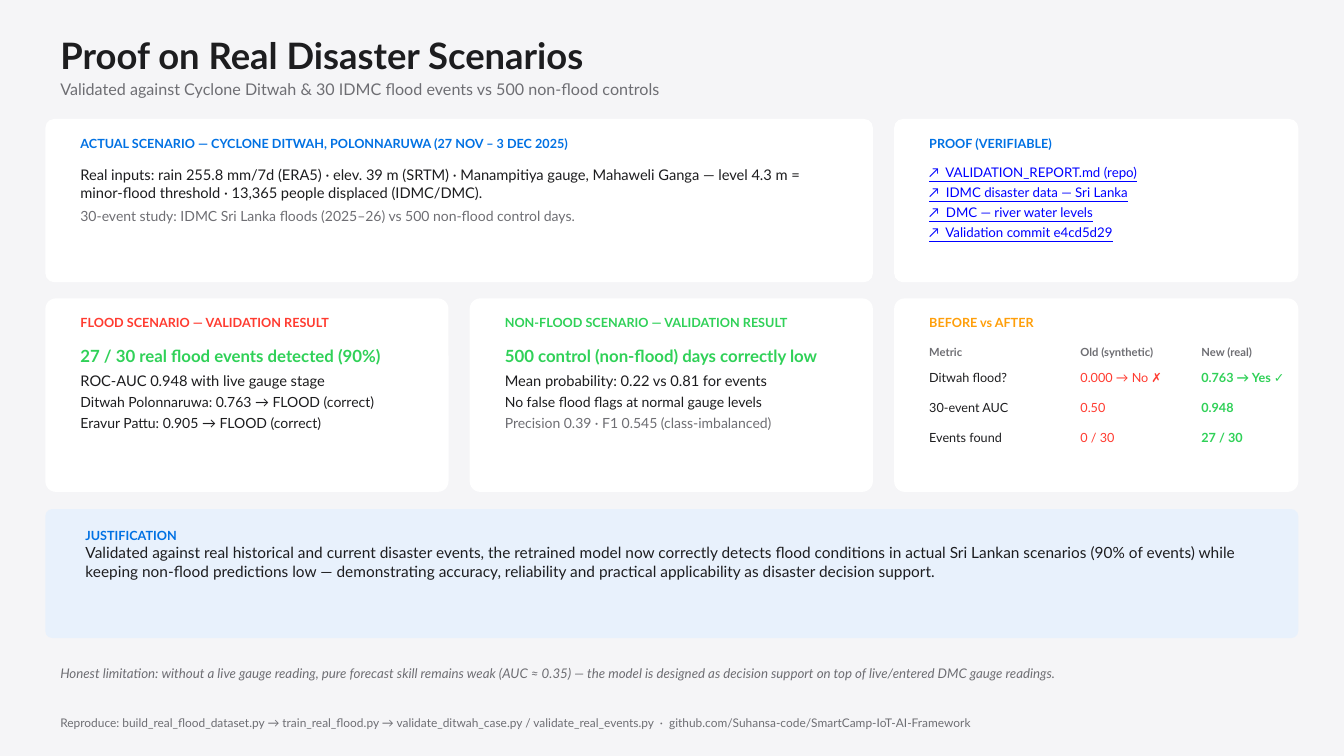
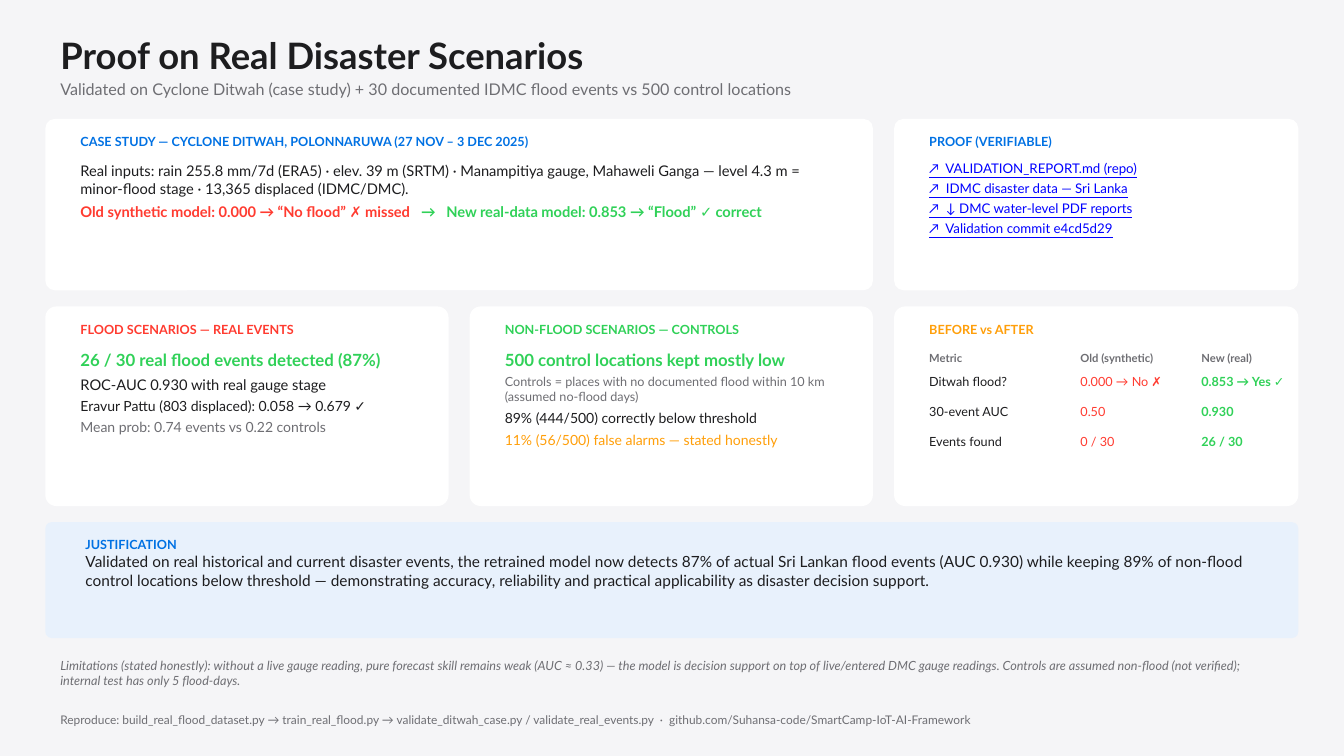
Before and after one commit to Suhansa-code/SmartCamp-IoT-AI-Framework, a slide deck: slide 2 of Panel_Validation_Response.pptx. Drawn at 1344x756 pixels with LibreOffice and Linux fonts; fonts in the diff are those of the drawing. Boxes give left, top, right and bottom in pixels: in the first picture for what was removed or moved away, otherwise in the second. Text is boxed around its words. In the diff, an @@ line names an element or a change of style, - is before the commit and + after.

Commit message:
Update real event validation metrics and retrain metrics for improved model evaluation
- Updated the `real_event_validation_metrics.json` with new generated timestamps, adjusted thresholds, and recalibrated metrics including accuracy, recall, and F1 scores.
- Enhanced the `retrain_real_metrics.json` to reflect changes in the training dataset, including a new temporal split for training, validation, and testing. Updated threshold selection methodology and metrics.
- Modified ROC curve images to reflect updated model performance.
- Adjusted the training script to implement a 3-way temporal split for validation and testing, ensuring the F2 threshold is selected based on validation data.
- Added functionality to compare predictions from the new model against the old synthetic model in the validation scripts.
- Updated validation scripts to include definitions for control datasets and improved error handling for metrics extraction.

```diff
--- a/Panel_Validation_Response.pptx
+++ b/Panel_Validation_Response.pptx
@@ text at [60,83,792,98]: text changed @@
-Validated against Cyclone Ditwah & 30 IDMC flood events vs 500 non-flood controls
+Validated on Cyclone Ditwah (case study) + 30 documented IDMC flood events vs 500 control locations
@@ rounded rectangle: place and size @@
-rounded rectangle at [45,119,873,282]
+rounded rectangle at [45,119,873,290]
@@ rounded rectangle: place and size @@
-rounded rectangle at [894,119,1299,282]
+rounded rectangle at [894,119,1299,290]
@@ text at [80,136,528,148]: text changed @@
-ACTUAL SCENARIO — CYCLONE DITWAH, POLONNARUWA (27 NOV – 3 DEC 2025)
+CASE STUDY — CYCLONE DITWAH, POLONNARUWA (27 NOV – 3 DEC 2025)
@@ text at [80,165,788,220]: text changed @@
-Real inputs: rain 255.8 mm/7d (ERA5) · elev. 39 m (SRTM) · Manampitiya gauge, Mahaweli Ganga — level 4.3 m = minor-flood threshold · 13,365 people displaced (IDMC/DMC).
-30-event study: IDMC Sri Lanka floods (2025–26) vs 500 non-flood control days.
+Real inputs: rain 255.8 mm/7d (ERA5) · elev. 39 m (SRTM) · Manampitiya gauge, Mahaweli Ganga — level 4.3 m = minor-flood stage · 13,365 displaced (IDMC/DMC).
+Old synthetic model: 0.000 → “No flood” ✗ missed → New real-data model: 0.853 → “Flood” ✓ correct
@@ text at [945,163,1137,233]: text changed @@
-↗ DMC — river water levels
+↗ ↓ DMC water-level PDF reports
@@ rounded rectangle: place and size @@
-rounded rectangle at [45,298,449,492]
+rounded rectangle at [45,307,449,506]
@@ text at [80,325,293,334]: text changed @@
-FLOOD SCENARIO — VALIDATION RESULT
+FLOOD SCENARIOS — REAL EVENTS
@@ rounded rectangle: place and size @@
-rounded rectangle at [470,298,873,492]
+rounded rectangle at [470,307,873,506]
@@ text at [505,324,739,334]: text changed @@
-NON-FLOOD SCENARIO — VALIDATION RESULT
+NON-FLOOD SCENARIOS — CONTROLS
@@ rounded rectangle: place and size @@
-rounded rectangle at [894,298,1299,492]
+rounded rectangle at [894,307,1299,506]
@@ text at [80,353,380,435]: text changed @@
-27 / 30 real flood events detected (90%)
-ROC-AUC 0.948 with live gauge stage
-Ditwah Polonnaruwa: 0.763 → FLOOD (correct)
-Eravur Pattu: 0.905 → FLOOD (correct)
+26 / 30 real flood events detected (87%)
+ROC-AUC 0.930 with real gauge stage
+Eravur Pattu (803 displaced): 0.058 → 0.679 ✓
+Mean prob: 0.74 events vs 0.22 controls
@@ text at [505,353,825,448]: text changed; text colour #1D1D1F to #6E6E73 @@
-500 control (non-flood) days correctly low
-Mean probability: 0.22 vs 0.81 for events
-No false flood flags at normal gauge levels
-Precision 0.39 · F1 0.545 (class-imbalanced)
+500 control locations kept mostly low
+Controls = places with no documented flood within 10 km (assumed no-flood days)
+89% (444/500) correctly below threshold
+11% (56/500) false alarms — stated honestly
@@ 10 texts: place and size @@
-10 texts at [929,317,1252,442]
+10 texts at [929,324,1252,446]
@@ text at [1201,377,1271,386]: text changed @@
-0.763 → Yes ✓
+0.853 → Yes ✓
@@ text at [1201,407,1233,416]: text changed @@
-0.948
+0.930
@@ text at [1201,437,1243,446]: text changed @@
-27 / 30
+26 / 30
@@ rounded rectangle: place and size @@
-rounded rectangle at [45,509,1299,638]
+rounded rectangle at [45,522,1299,638]
@@ text "JUSTIFICATION": place and size @@
-text "JUSTIFICATION" at [85,530,1235,580]
+text "JUSTIFICATION" at [85,539,1242,589]
@@ text at [85,555,1242,589]: text changed @@
-Validated against real historical and current disaster events, the retrained model now correctly detects flood conditions in actual Sri Lankan scenarios (90% of events) while keeping non-flood predictions low — demonstrating accuracy, reliability and practical applicability as disaster decision support.
+Validated on real historical and current disaster events, the retrained model now detects 87% of actual Sri Lankan flood events (AUC 0.930) while keeping 89% of non-flood control locations below threshold — demonstrating accuracy, reliability and practical applicability as disaster decision support.
@@ text at [60,660,1240,687]: text changed; size 9.5 to 9 pt @@
-Honest limitation: without a live gauge reading, pure forecast skill remains weak (AUC ≈ 0.35) — the model is designed as decision support on top of live/entered DMC gauge readings.
+Limitations (stated honestly): without a live gauge reading, pure forecast skill remains weak (AUC ≈ 0.33) — the model is decision support on top of live/entered DMC gauge readings. Controls are assumed non-flood (not verified); internal test has only 5 flood-days.
```
Also in this commit, not shown: 1 other slide changed, 18 other files.
